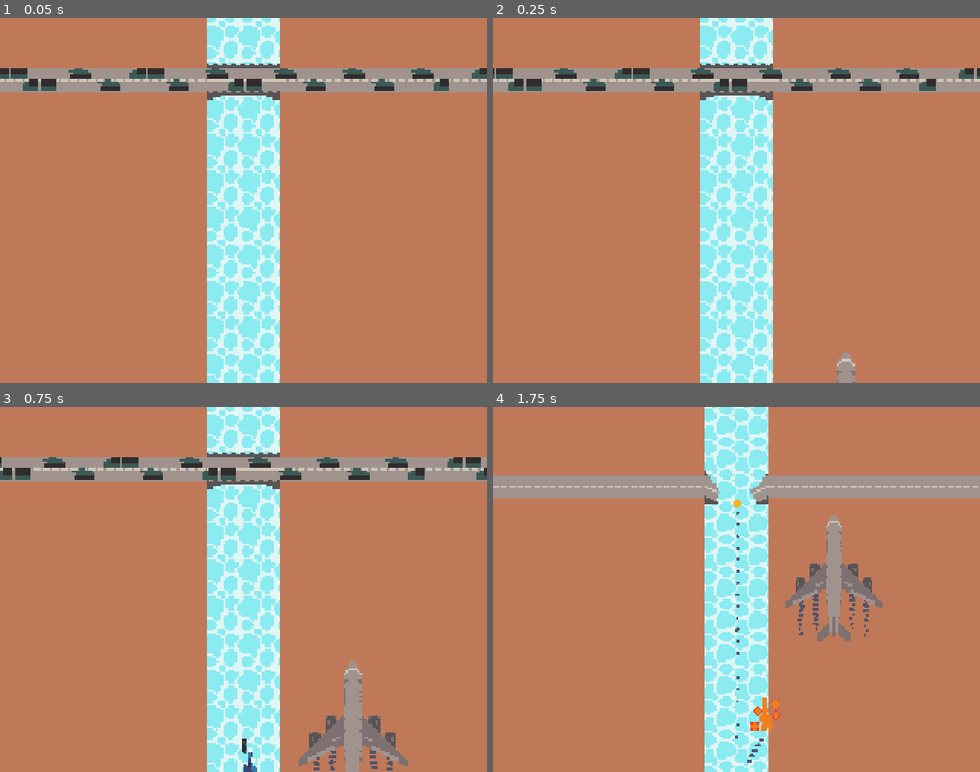
Above: before the commit, frames 1-4 (two rows, left to right).
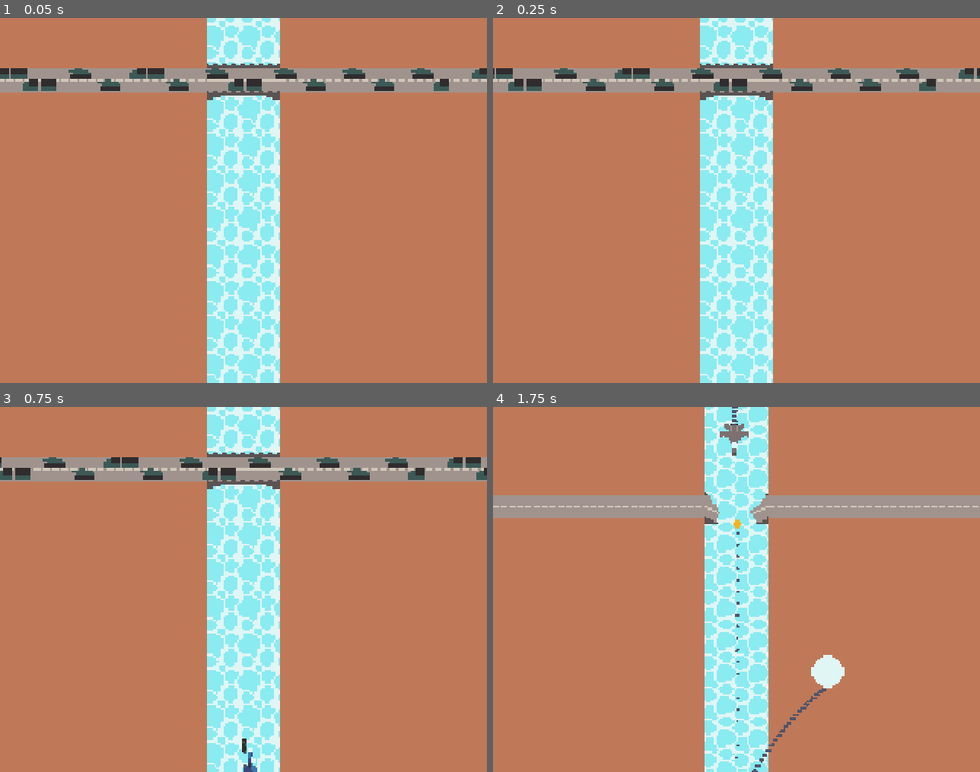
Above: after the commit, the same moments.

Repository: Vanawy/river-raid-godot
Game: Godot game, scene res://main.tscn
Two runs of this game, one before a commit and one after it. Both use one fixed random seed, a clock stepped at 60 frames per second and the inputs below.
Inputs (mouse positions are in pixels of both pictures, inside the frame that each line leads up to):
- Up to frame 1 (0.05 s): no input
- Up to frame 2 (0.25 s): no input
- Up to frame 3 (0.75 s): tap Enter (ui_accept) at 0.5 s; move the mouse to (350, 571) at 0.52 s; hold D (move_right) from 0.53 s (still down); tap Space (player_fire) at 0.6 s; click (350, 571) at 0.67 s
- Up to frame 4 (1.75 s): tap Enter (ui_accept) at 0.77, 1.52 s; move the mouse to (639, 607) at 1.27 s; release D (move_right) at 1.28 s; hold S (move_down) from 1.28 s (still down); tap F at 1.35 s

Frame 1 is identical in both runs. In frame 2, 0.3% of the frame differs, in the area x 70-75%, y 91-100%; in frame 3, 2.4%; in frame 4, 18%, in the area x 0-100%, y 0-100%.

Commit message:
Death effects

Diff:
--- a/Jet.gd
+++ b/Jet.gd
@@ -47,6 +47,8 @@
 	if body is Level:
 		death()
 	if body is Enemy:
+		var enemy: Enemy = body
+		enemy.damage()
 		death()
 
 func _process(_delta: float) -> void:
@@ -76,13 +78,15 @@
 	sprite.frame = state
 
 func _physics_process(delta: float) -> void:
-	if is_dead:
-		return
 
-	var move: Vector2 = Input.get_vector("move_left", "move_right", "move_up", "move_down")
+	var move := Vector2.ZERO
+	if !is_dead:
+		move = Input.get_vector("move_left", "move_right", "move_up", "move_down")
+		velocity.x = lerpf(velocity.x, H_SPEED * move.x, delta * 3)
+		velocity.y = lerpf(velocity.y, -BASE_V_SPEED + move.y * V_SPEED_CHANGE, delta * 5)
+	else:
+		velocity.y = lerpf(velocity.y, 0, delta)
 
-	velocity.x = lerpf(velocity.x, H_SPEED * move.x, delta * 3)
-	velocity.y = lerpf(velocity.y, -BASE_V_SPEED + move.y * V_SPEED_CHANGE, delta * 5)
 	smoke_emitter.amount_ratio = 1 + move.y * 0.3
 
 	position += velocity * delta
@@ -90,9 +94,18 @@
 
 func death() -> void:
 	is_dead = true
+	# velocity = Vector2.ZERO
+	# create_explosion()
+
+	sprite.self_modulate = Color.hex(0x292929ff)
+	var tween: Tween = create_tween()
+	await tween.tween_property(sprite, "scale", Vector2(0.5, 0.5), 0.6).set_trans(Tween.TRANS_LINEAR).finished
+	sprite.scale = Vector2(1, 1)
+	sprite.self_modulate = Color.WHITE
 	velocity = Vector2.ZERO
-	create_explosion()
+	sprite.play("explosion")
 	smoke_emitter.emitting = false
+	await sprite.animation_finished
 	sprite.visible = false
 
 @onready var explosion_scenes: Array[PackedScene] = [
@@ -121,3 +134,6 @@
 		n = 1
 	var explosion: Node2D = explosion_scenes[n].instantiate()
 	add_child.call_deferred(explosion)
+
+func refuel(amount: float) -> void:
+	pass
--- a/cargo_plane/CargoPlane.gd
+++ b/cargo_plane/CargoPlane.gd
@@ -1,16 +1,48 @@
 extends AnimatableBody2D
 
 
-var BASE_V_SPEED: float = 70
+const BASE_V_SPEED: float = 70
+const FUEL_PER_SEC = 10;
 
 var velocity: Vector2 = Vector2.ZERO
 
 
+@onready var refuel_area: Area2D = $Refuel
+@onready var refuel_area_sprite: Sprite2D = $Refuel/RefuelAreaSprite
+@onready var active_refuel_area_sprite: Sprite2D = $Refuel/RefuelAreaSpriteActive
+
+var is_jet_in_area: bool = false
+var jet: Jet = null
+
 # Called when the node enters the scene tree for the first time.
 func _ready() -> void:
 	velocity = Vector2(0, -BASE_V_SPEED)
+	refuel_area_sprite.visible = true
+	active_refuel_area_sprite.visible = false
+
+	refuel_area.body_entered.connect(func(body: Node2D) -> void:
+		if !body is Jet:
+			return
+		jet = body
+		refuel_area_sprite.visible = false
+		active_refuel_area_sprite.visible = true
+		is_jet_in_area = true
+	)
+
+	refuel_area.body_exited.connect(func(body: Node2D) -> void:
+		if !body is Jet:
+			return
+		jet = null
+		refuel_area_sprite.visible = true
+		active_refuel_area_sprite.visible = false
+		is_jet_in_area = false
+	)
 
 
 # Called every frame. 'delta' is the elapsed time since the previous frame.
 func _physics_process(delta: float) -> void:
-	move_and_collide(velocity * delta)
+
+	position += transform.basis_xform(velocity * delta)
+
+	if is_jet_in_area:
+		jet.refuel(delta * FUEL_PER_SEC)
--- /dev/null
+++ b/cargo_plane/cargo_plane.tscn
@@ -0,0 +1,175 @@
+[gd_scene load_steps=16 format=3 uid="uid://cd7rn3l1myk6s"]
+
+[ext_resource type="Script" path="res://cargo_plane/CargoPlane.gd" id="1_mm4dx"]
+[ext_resource type="Texture2D" uid="uid://cngj2e3n1au6w" path="res://spritesheet.png" id="2_xbdcy"]
+[ext_resource type="Texture2D" uid="uid://cdomo6jofnj5n" path="res://cargo_plane/refuel-area.png" id="3_xn2g1"]
+[ext_resource type="Material" uid="uid://b5dj7nhfpalhs" path="res://cargo_plane/big_smoke.tres" id="4_snhvn"]
+[ext_resource type="Texture2D" uid="uid://b58yt6ks1uidw" path="res://smoke1x1.png" id="5_l0sbx"]
+[ext_resource type="Material" uid="uid://ehbqo8sjxjfc" path="res://cargo_plane/directional_flares_constant.tres" id="6_xwgn6"]
+[ext_resource type="Texture2D" uid="uid://bxl32a122p23a" path="res://flare.png" id="7_6g04x"]
+[ext_resource type="Texture2D" uid="uid://cte82o442osiw" path="res://flare-trail.png" id="8_llogr"]
+
+[sub_resource type="RectangleShape2D" id="RectangleShape2D_rsh55"]
+size = Vector2(32, 32)
+
+[sub_resource type="Animation" id="Animation_vwex1"]
+length = 0.001
+tracks/0/type = "value"
+tracks/0/imported = false
+tracks/0/enabled = true
+tracks/0/path = NodePath(".:self_modulate")
+tracks/0/interp = 1
+tracks/0/loop_wrap = true
+tracks/0/keys = {
+"times": PackedFloat32Array(0),
+"transitions": PackedFloat32Array(1),
+"update": 0,
+"values": [Color(0.0253638, 0.0253638, 0.0253638, 1)]
+}
+
+[sub_resource type="Animation" id="Animation_2rw3p"]
+resource_name = "blink"
+loop_mode = 2
+tracks/0/type = "value"
+tracks/0/imported = false
+tracks/0/enabled = true
+tracks/0/path = NodePath(".:self_modulate")
+tracks/0/interp = 2
+tracks/0/loop_wrap = true
+tracks/0/keys = {
+"times": PackedFloat32Array(0, 1),
+"transitions": PackedFloat32Array(1, 1),
+"update": 0,
+"values": [Color(0.0235294, 0.0235294, 0.0235294, 0.768627), Color(0.0235294, 0.0235294, 0.0235294, 0.25098)]
+}
+
+[sub_resource type="AnimationLibrary" id="AnimationLibrary_gao8v"]
+_data = {
+"RESET": SubResource("Animation_vwex1"),
+"blink": SubResource("Animation_2rw3p")
+}
+
+[sub_resource type="RectangleShape2D" id="RectangleShape2D_mdhvs"]
+size = Vector2(38, 15)
+
+[sub_resource type="CapsuleShape2D" id="CapsuleShape2D_5s80t"]
+radius = 4.0
+height = 60.0
+
+[sub_resource type="ParticleProcessMaterial" id="ParticleProcessMaterial_i62x6"]
+particle_flag_disable_z = true
+emission_shape = 1
+emission_sphere_radius = 1.0
+gravity = Vector3(0, 0, 0)
+color = Color(0.839216, 0.839216, 0.839216, 1)
+
+[node name="CargoPlane" type="AnimatableBody2D"]
+z_index = 200
+collision_layer = 1024
+collision_mask = 0
+sync_to_physics = false
+script = ExtResource("1_mm4dx")
+
+[node name="Sprite" type="Sprite2D" parent="."]
+texture = ExtResource("2_xbdcy")
+region_enabled = true
+region_rect = Rect2(80, 64, 48, 64)
+
+[node name="Refuel" type="Area2D" parent="."]
+collision_layer = 1024
+collision_mask = 256
+
+[node name="CollisionShape2D" type="CollisionShape2D" parent="Refuel"]
+position = Vector2(0, 48)
+shape = SubResource("RectangleShape2D_rsh55")
+
+[node name="RefuelAreaSprite" type="Sprite2D" parent="Refuel"]
+self_modulate = Color(0.0253638, 0.0253638, 0.0253638, 1)
+z_index = 40
+z_as_relative = false
+position = Vector2(0, 48)
+texture = ExtResource("3_xn2g1")
+
+[node name="AnimationPlayer" type="AnimationPlayer" parent="Refuel/RefuelAreaSprite"]
+libraries = {
+"": SubResource("AnimationLibrary_gao8v")
+}
+autoplay = "blink"
+
+[node name="RefuelAreaSpriteActive" type="Sprite2D" parent="Refuel"]
+modulate = Color(0.0107195, 0.66725, 1.92523e-07, 1)
+z_index = 40
+z_as_relative = false
+position = Vector2(0, 48)
+texture = ExtResource("3_xn2g1")
+
+[node name="WingsHitbox" type="CollisionShape2D" parent="."]
+position = Vector2(0, 4)
+shape = SubResource("RectangleShape2D_mdhvs")
+
+[node name="Hitbox" type="CollisionShape2D" parent="."]
+position = Vector2(0, -1)
+shape = SubResource("CapsuleShape2D_5s80t")
+
+[node name="Particles" type="Node2D" parent="."]
+
+[node name="Smokes" type="Node2D" parent="Particles"]
+
+[node name="Smoke" type="GPUParticles2D" parent="Particles/Smokes"]
+z_index = -1
+position = Vector2(-16, 11)
+amount = 100
+process_material = ExtResource("4_snhvn")
+texture = ExtResource("5_l0sbx")
+lifetime = 0.3
+visibility_rect = Rect2(-5, 0, 10, 50)
+
+[node name="Smoke2" type="GPUParticles2D" parent="Particles/Smokes"]
+z_index = -1
+position = Vector2(-9, 7)
+amount = 100
+process_material = ExtResource("4_snhvn")
+texture = ExtResource("5_l0sbx")
+lifetime = 0.3
+visibility_rect = Rect2(-5, 0, 10, 50)
+
+[node name="Smoke3" type="GPUParticles2D" parent="Particles/Smokes"]
+z_index = -1
+position = Vector2(9, 7)
+amount = 100
+process_material = ExtResource("4_snhvn")
+texture = ExtResource("5_l0sbx")
+lifetime = 0.3
+visibility_rect = Rect2(-5, 0, 10, 50)
+
+[node name="Smoke4" type="GPUParticles2D" parent="Particles/Smokes"]
+z_index = -1
+position = Vector2(16, 11)
+amount = 100
+process_material = ExtResource("4_snhvn")
+texture = ExtResource("5_l0sbx")
+lifetime = 0.3
+visibility_rect = Rect2(-5, 0, 10, 50)
+
+[node name="Flares" type="Node2D" parent="Particles"]
+z_index = 20
+z_as_relative = false
+
+[node name="FlaresRear" type="GPUParticles2D" parent="Particles/Flares"]
+z_index = -5
+position = Vector2(0, 11)
+amount = 64
+sub_emitter = NodePath("FlaresTrails")
+process_material = ExtResource("6_xwgn6")
+texture = ExtResource("7_6g04x")
+lifetime = 3.0
+explosiveness = 0.8
+
+[node name="FlaresTrails" type="GPUParticles2D" parent="Particles/Flares/FlaresRear"]
+z_index = -7
+position = Vector2(0, -4)
+emitting = false
+amount = 512
+process_material = SubResource("ParticleProcessMaterial_i62x6")
+texture = ExtResource("8_llogr")
+lifetime = 0.4
--- /dev/null
+++ b/cargo_plane/directional_flares_constant.tres
@@ -0,0 +1,19 @@
+[gd_resource type="ParticleProcessMaterial" load_steps=3 format=3 uid="uid://ehbqo8sjxjfc"]
+
+[ext_resource type="Texture2D" uid="uid://dfg5qxpyt43a6" path="res://cargo_plane/normals.png" id="1_2107p"]
+[ext_resource type="Texture2D" uid="uid://bxtambrjvs85a" path="res://cargo_plane/points.png" id="2_lk0e5"]
+
+[resource]
+lifetime_randomness = 0.3
+particle_flag_disable_z = true
+emission_shape = 5
+emission_point_texture = ExtResource("2_lk0e5")
+emission_normal_texture = ExtResource("1_2107p")
+emission_point_count = 12
+direction = Vector3(0, 1, 0)
+spread = 12.414
+initial_velocity_min = 30.0
+initial_velocity_max = 30.0
+gravity = Vector3(0, 98, 0)
+sub_emitter_mode = 1
+sub_emitter_frequency = 100.0
--- a/enemies/jet/enemy_jet.gd
+++ b/enemies/jet/enemy_jet.gd
@@ -2,8 +2,11 @@
 class_name EnemyJet
 
 
+var H_SPEED: float = 70
 var BASE_V_SPEED: float = 70
 var V_SPEED_CHANGE: float = 32
+
+var move_direction: float = 0;
 
 
 enum States {
@@ -21,6 +24,8 @@
 @onready var smoke_emitter : GPUParticles2D = $Smoke
 # @onready var flares : GPUParticles2D = $Flares
 
+@onready var rockets_collider: CollisionShape2D = $RocketsCollision
+
 
 var velocity: Vector2 = Vector2.ZERO
 
@@ -31,6 +36,7 @@
 func _ready() -> void:
 	var hitbox : Area2D = $Hitbox
 	hitbox.body_entered.connect(on_collision)
+	sprite.play("default")
 	# var countermeasures_area : Area2D = $CounterMeasuresArea
 	# countermeasures_area.body_entered.connect(func(body: Node2D):
 	# 	if body is EnemyRocket:
@@ -44,10 +50,8 @@
 		jet.death()
 
 func _process(_delta: float) -> void:
-	if is_dead:
-		return
-
-	update_state()
+	if !is_dead:
+		update_state()
 
 func update_state() -> void:
 	var hspeed: float = abs(velocity.x)
@@ -60,12 +64,13 @@
 	sprite.frame = state
 
 func _physics_process(delta: float) -> void:
-	if is_dead:
-		return
 
 	var z: float  = 0
 
-	velocity.y = lerpf(velocity.y, -BASE_V_SPEED + z * V_SPEED_CHANGE, delta * 5)
+	if !is_dead:
+		velocity.x = lerpf(velocity.x, H_SPEED * move_direction, delta * 3)
+		velocity.y = lerpf(velocity.y, -BASE_V_SPEED + z * V_SPEED_CHANGE, delta * 5)
+
 	smoke_emitter.amount_ratio = 1 + z * 0.3
 
 	position += transform.basis_xform(velocity * delta)
@@ -80,27 +85,22 @@
 
 func death() -> void:
 	is_dead = true
-	velocity = Vector2.ZERO
-	create_explosion()
+	# velocity = Vector2.ZERO
 	smoke_emitter.emitting = false
-	sprite.play("explosion")
 	var hitbox: Area2D = $Hitbox
 	hitbox.body_entered.disconnect(on_collision)
+	rockets_collider.queue_free()
 
-# func launch_flares(rocket: Node2D):
-# 	if rocket.is_confused:
-# 		return
-# 	if _flares_count < 1:
-# 		print("no flares left")
-# 		return
-# 	flares.restart()
-# 	_flares_count -= 1
-# 	await get_tree().create_timer(0.1).timeout
-# 	if (is_instance_valid(rocket)):
-# 		rocket.confuse()
+	sprite.modulate = Color.hex(0x292929ff)
+	var tween: Tween = create_tween()
+	await tween.tween_property(sprite, "scale", Vector2(0.5, 0.5), 0.3).set_trans(Tween.TRANS_LINEAR).finished
+	sprite.scale = Vector2(1, 1)
+	sprite.modulate = Color.WHITE
+	velocity = Vector2.ZERO
+	sprite.play("explosion")
+	await sprite.animation_finished
+	queue_free()
 
-func create_explosion() -> void:
-	pass
 
 
 func _draw() -> void:
--- a/enemies/jet/enemy_jet.tres
+++ b/enemies/jet/enemy_jet.tres
@@ -22,17 +22,25 @@
 atlas = ExtResource("1_edla6")
 region = Rect2(64, 96, 16, 16)
 
-[sub_resource type="AtlasTexture" id="AtlasTexture_5518w"]
+[sub_resource type="AtlasTexture" id="AtlasTexture_e6lqv"]
 atlas = ExtResource("1_edla6")
-region = Rect2(0, 80, 16, 16)
+region = Rect2(0, 64, 16, 16)
 
-[sub_resource type="AtlasTexture" id="AtlasTexture_vj1a3"]
+[sub_resource type="AtlasTexture" id="AtlasTexture_r5x81"]
 atlas = ExtResource("1_edla6")
-region = Rect2(16, 80, 16, 16)
+region = Rect2(16, 64, 16, 16)
 
-[sub_resource type="AtlasTexture" id="AtlasTexture_tih73"]
+[sub_resource type="AtlasTexture" id="AtlasTexture_dankx"]
 atlas = ExtResource("1_edla6")
-region = Rect2(32, 80, 16, 16)
+region = Rect2(32, 64, 16, 16)
+
+[sub_resource type="AtlasTexture" id="AtlasTexture_5smqc"]
+atlas = ExtResource("1_edla6")
+region = Rect2(48, 64, 16, 16)
+
+[sub_resource type="AtlasTexture" id="AtlasTexture_m4roj"]
+atlas = ExtResource("1_edla6")
+region = Rect2(64, 64, 16, 16)
 
 [resource]
 animations = [{
@@ -57,16 +65,22 @@
 "speed": 5.0
 }, {
 "frames": [{
-"duration": 1.0,
-"texture": SubResource("AtlasTexture_5518w")
+"duration": 3.0,
+"texture": SubResource("AtlasTexture_e6lqv")
 }, {
 "duration": 1.0,
-"texture": SubResource("AtlasTexture_vj1a3")
+"texture": SubResource("AtlasTexture_r5x81")
 }, {
 "duration": 1.0,
-"texture": SubResource("AtlasTexture_tih73")
+"texture": SubResource("AtlasTexture_dankx")
+}, {
+"duration": 1.0,
+"texture": SubResource("AtlasTexture_5smqc")
+}, {
+"duration": 1.0,
+"texture": SubResource("AtlasTexture_m4roj")
 }],
 "loop": false,
 "name": &"explosion",
-"speed": 5.0
+"speed": 8.0
 }]
--- a/enemies/jet/enemy_jet.tscn
+++ b/enemies/jet/enemy_jet.tscn
@@ -18,14 +18,15 @@
 gravity = Vector3(0, 10, 0)
 
 [node name="EnemyJet" type="AnimatableBody2D"]
-z_index = 100
+z_index = 20
 collision_layer = 2
 collision_mask = 512
 script = ExtResource("1_fs50c")
 
 [node name="AnimatedSprite2D" type="AnimatedSprite2D" parent="."]
 sprite_frames = ExtResource("2_rvbno")
-frame = 2
+animation = &"explosion"
+autoplay = "default"
 
 [node name="RocketsCollision" type="CollisionShape2D" parent="."]
 position = Vector2(0, 3)
--- a/jet/jet.tscn
+++ b/jet/jet.tscn
@@ -51,7 +51,8 @@
 
 [node name="AnimatedSprite2D" type="AnimatedSprite2D" parent="."]
 sprite_frames = ExtResource("2_6il8l")
-frame = 2
+animation = &"explosion"
+autoplay = "default"
 
 [node name="Smoke" type="GPUParticles2D" parent="."]
 z_index = -1
@@ -66,15 +67,16 @@
 position = Vector2(0, 4)
 emitting = false
 amount = 32
-sub_emitter = NodePath("../FlaresTrails")
+sub_emitter = NodePath("FlaresTrails")
 process_material = SubResource("ParticleProcessMaterial_6q6oa")
 texture = ExtResource("4_nfkh3")
 lifetime = 5.0
 one_shot = true
 explosiveness = 0.95
 
-[node name="FlaresTrails" type="GPUParticles2D" parent="."]
+[node name="FlaresTrails" type="GPUParticles2D" parent="Flares"]
 z_index = -7
+position = Vector2(0, -4)
 emitting = false
 amount = 300
 process_material = SubResource("ParticleProcessMaterial_p308w")
--- a/jet/jet_blue_sprites.tres
+++ b/jet/jet_blue_sprites.tres
@@ -22,6 +22,26 @@
 atlas = ExtResource("1_8oe8p")
 region = Rect2(64, 112, 16, 16)
 
+[sub_resource type="AtlasTexture" id="AtlasTexture_qc04e"]
+atlas = ExtResource("1_8oe8p")
+region = Rect2(0, 64, 16, 16)
+
+[sub_resource type="AtlasTexture" id="AtlasTexture_r37a1"]
+atlas = ExtResource("1_8oe8p")
+region = Rect2(16, 64, 16, 16)
+
+[sub_resource type="AtlasTexture" id="AtlasTexture_v003x"]
+atlas = ExtResource("1_8oe8p")
+region = Rect2(32, 64, 16, 16)
+
+[sub_resource type="AtlasTexture" id="AtlasTexture_hx684"]
+atlas = ExtResource("1_8oe8p")
+region = Rect2(48, 64, 16, 16)
+
+[sub_resource type="AtlasTexture" id="AtlasTexture_wsswr"]
+atlas = ExtResource("1_8oe8p")
+region = Rect2(64, 64, 16, 16)
+
 [resource]
 animations = [{
 "frames": [{
@@ -43,4 +63,24 @@
 "loop": true,
 "name": &"default",
 "speed": 5.0
+}, {
+"frames": [{
+"duration": 2.0,
+"texture": SubResource("AtlasTexture_qc04e")
+}, {
+"duration": 1.0,
+"texture": SubResource("AtlasTexture_r37a1")
+}, {
+"duration": 1.0,
+"texture": SubResource("AtlasTexture_v003x")
+}, {
+"duration": 1.0,
+"texture": SubResource("AtlasTexture_hx684")
+}, {
+"duration": 1.0,
+"texture": SubResource("AtlasTexture_wsswr")
+}],
+"loop": false,
+"name": &"explosion",
+"speed": 8.0
 }]
--- a/jet/rocket.gd
+++ b/jet/rocket.gd
@@ -6,6 +6,7 @@
 @onready var smoke: GPUParticles2D = $Smoke
 @onready var sprite: AnimatedSprite2D = $Sprite
 @onready var explosion: AnimatedSprite2D = $Explosion
+@onready var collider: CollisionShape2D = $CollisionShape2D
 
 # Called when the node enters the scene tree for the first time.
 func _ready() -> void:
@@ -18,6 +19,7 @@
 	move_local_x(speed * delta)
 
 func destroy() -> void:
+
 	speed = 0
 	smoke.emitting = false
 	sprite.visible = false
@@ -27,6 +29,7 @@
 	queue_free()
 
 func hit(body : Node2D) -> void:
+	collider.queue_free()
 	#if body is Level:
 		#destroy()
 	if body is Enemy:
--- a/main.tscn
+++ b/main.tscn
@@ -7,20 +7,7 @@
 [ext_resource type="Script" path="res://addons/phantom_camera/scripts/phantom_camera/phantom_camera_2D.gd" id="6_04mai"]
 [ext_resource type="TileSet" uid="uid://dw3ktkni1qm1w" path="res://tileset.tres" id="6_ofgak"]
 [ext_resource type="Script" path="res://intro.gd" id="6_x73kj"]
-[ext_resource type="Texture2D" uid="uid://cngj2e3n1au6w" path="res://spritesheet.png" id="8_vapsc"]
-[ext_resource type="Texture2D" uid="uid://b58yt6ks1uidw" path="res://smoke1x1.png" id="9_hudyh"]
-[ext_resource type="Script" path="res://cargo_plane/CargoPlane.gd" id="9_msf6n"]
-[ext_resource type="Material" uid="uid://b5dj7nhfpalhs" path="res://cargo_plane/big_smoke.tres" id="10_h6okg"]
-
-[sub_resource type="RectangleShape2D" id="RectangleShape2D_rsh55"]
-size = Vector2(32, 32)
-
-[sub_resource type="RectangleShape2D" id="RectangleShape2D_mdhvs"]
-size = Vector2(38, 15)
-
-[sub_resource type="CapsuleShape2D" id="CapsuleShape2D_5s80t"]
-radius = 4.0
-height = 60.0
+[ext_resource type="PackedScene" uid="uid://cm4eswitbf2k2" path="res://enemies/jet/enemy_jet.tscn" id="8_huvhi"]
 
 [node name="Main" type="Node2D"]
 
@@ -62,6 +49,7 @@
 lvl_manager = NodePath("../Level")
 
 [node name="IntroCamera" type="Node2D" parent="IntroController"]
+editor_description = "Camera used on game start"
 position = Vector2(160, 136)
 script = ExtResource("6_04mai")
 priority_override = false
@@ -105,65 +93,6 @@
 tween_on_load = true
 inactive_update_mode = 0
 
-[node name="CargoPlane" type="AnimatableBody2D" parent="."]
-z_index = 200
-position = Vector2(208, 251)
-collision_layer = 1024
-collision_mask = 0
-sync_to_physics = false
-script = ExtResource("9_msf6n")
-
-[node name="Sprite" type="Sprite2D" parent="CargoPlane"]
-texture = ExtResource("8_vapsc")
-region_enabled = true
-region_rect = Rect2(80, 64, 48, 64)
-
-[node name="Refuel" type="Area2D" parent="CargoPlane"]
-
-[node name="CollisionShape2D" type="CollisionShape2D" parent="CargoPlane/Refuel"]
-position = Vector2(0, 48)
-shape = SubResource("RectangleShape2D_rsh55")
-
-[node name="Smoke" type="GPUParticles2D" parent="CargoPlane"]
-z_index = -1
-position = Vector2(-16, 9)
-amount = 100
-process_material = ExtResource("10_h6okg")
-texture = ExtResource("9_hudyh")
-lifetime = 0.3
-visibility_rect = Rect2(-5, 0, 10, 50)
-
-[node name="Smoke2" type="GPUParticles2D" parent="CargoPlane"]
-z_index = -1
-position = Vector2(-9, 5)
-amount = 100
-process_material = ExtResource("10_h6okg")
-texture = ExtResource("9_hudyh")
-lifetime = 0.3
-visibility_rect = Rect2(-5, 0, 10, 50)
-
-[node name="Smoke3" type="GPUParticles2D" parent="CargoPlane"]
-z_index = -1
-position = Vector2(9, 5)
-amount = 100
-process_material = ExtResource("10_h6okg")
-texture = ExtResource("9_hudyh")
-lifetime = 0.3
-visibility_rect = Rect2(-5, 0, 10, 50)
-
-[node name="Smoke4" type="GPUParticles2D" parent="CargoPlane"]
-z_index = -1
-position = Vector2(16, 9)
-amount = 100
-process_material = ExtResource("10_h6okg")
-texture = ExtResource("9_hudyh")
-lifetime = 0.3
-visibility_rect = Rect2(-5, 0, 10, 50)
-
-[node name="WingsHitbox" type="CollisionShape2D" parent="CargoPlane"]
-position = Vector2(0, 4)
-shape = SubResource("RectangleShape2D_mdhvs")
-
-[node name="Hitbox" type="CollisionShape2D" parent="CargoPlane"]
-position = Vector2(0, -1)
-shape = SubResource("CapsuleShape2D_5s80t")
+[node name="EnemyJet3" parent="." instance=ExtResource("8_huvhi")]
+position = Vector2(159, -58)
+rotation = -3.14159
--- a/project.godot
+++ b/project.godot
@@ -14,7 +14,7 @@
 config/tags=PackedStringArray("20_games_challange")
 run/main_scene="res://main.tscn"
 config/features=PackedStringArray("4.2", "Forward Plus")
-config/icon="res://icon.svg"
+config/icon="res://icon.png"
 
 [debug]
 
@@ -87,6 +87,10 @@
 2d_physics/layer_10="Player Rocket"
 2d_physics/layer_11="CargoPlane"
 
+[phantom_camera]
+
+updater/enable_updater=false
+
 [rendering]
 
 textures/canvas_textures/default_texture_filter=0
Binary file added: cargo_plane/normals.png
Not shown, added: cargo_plane/normals.png.import
Binary file added: cargo_plane/points.png
Not shown, added: cargo_plane/points.png.import
Binary file added: cargo_plane/refuel-area.aseprite
Binary file added: cargo_plane/refuel-area.png
Not shown, added: cargo_plane/refuel-area.png.import
Not shown: 1 places in enemies/jet/enemy_jet.tres that only renumber resources
Binary file added: icon.png
Not shown, added: icon.png.import
Not shown: 1 places in jet/jet_blue_sprites.tres that only renumber resources
Not shown: 1 places in main.tscn that only renumber resources
(and 2 more such lines)
